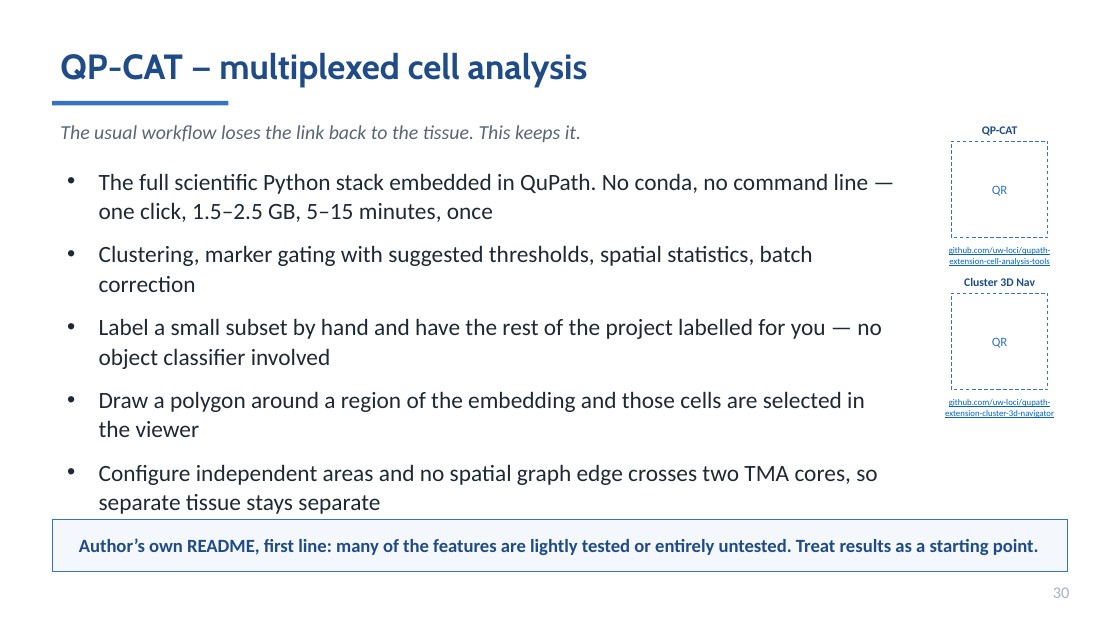
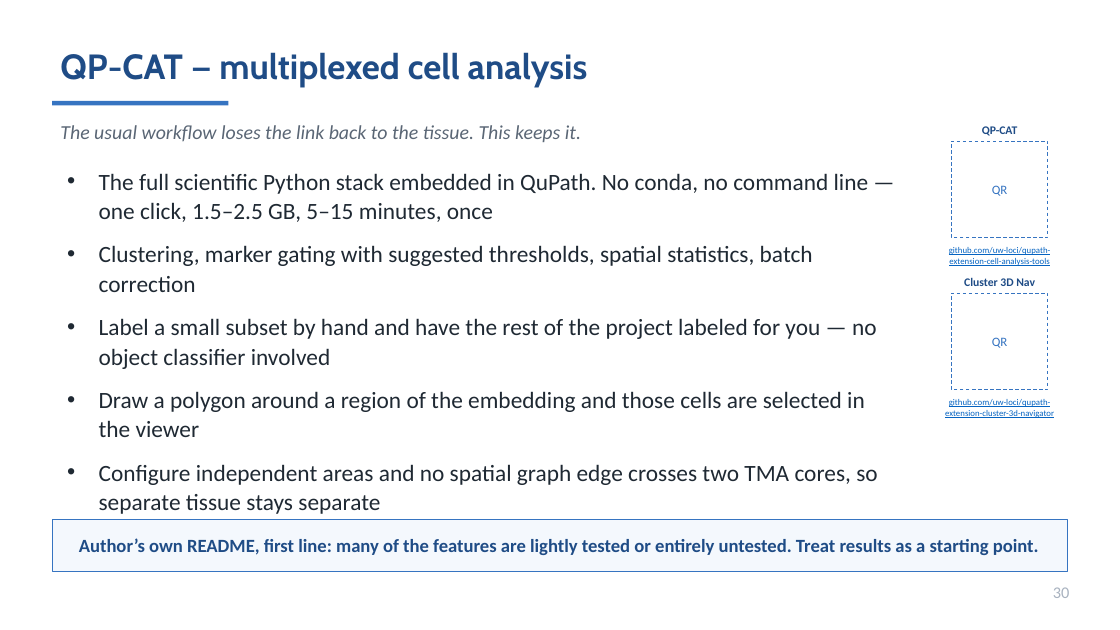
Before and after one commit to MichaelSNelson/BINA-I2K-2026-QuPath-Extensions, a slide deck: slide 30 of I2K_2026_QuPath_Extensions.pptx. Drawn at 1120x630 pixels with LibreOffice and Linux fonts; fonts in the diff are those of the drawing. Boxes give left, top, right and bottom in pixels: in the first picture for what was removed or moved away, otherwise in the second. Text is boxed around its words. In the diff, an @@ line names an element or a change of style, - is before the commit and + after.

```diff
--- a/I2K_2026_QuPath_Extensions.pptx
+++ b/I2K_2026_QuPath_Extensions.pptx
@@ text at [99,318,877,369]: text changed @@
-• Label a small subset by hand and have the rest of the project labelled for you — no object classifier involved
+• Label a small subset by hand and have the rest of the project labeled for you — no object classifier involved
```
Also in this commit, not shown: 18 other slides changed, 22 other files.
